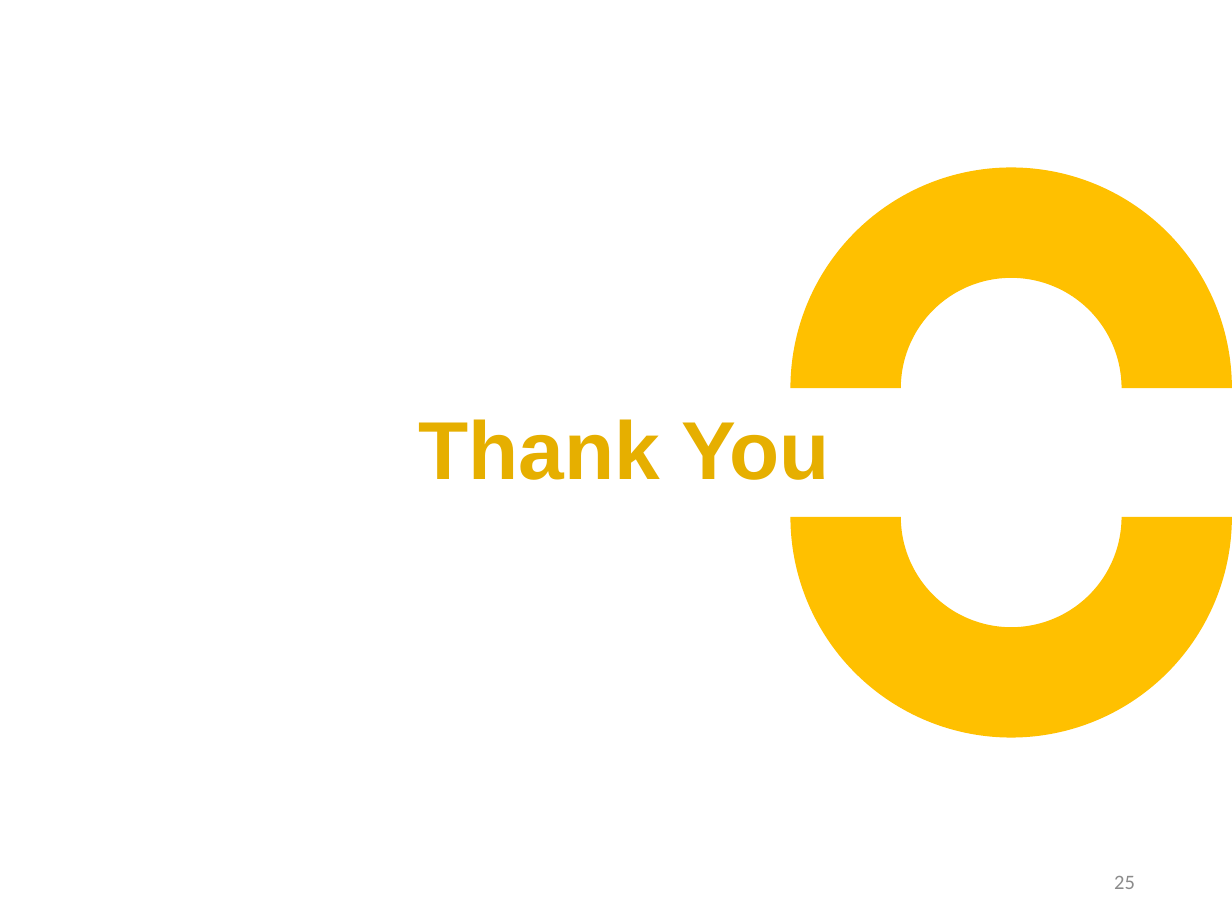
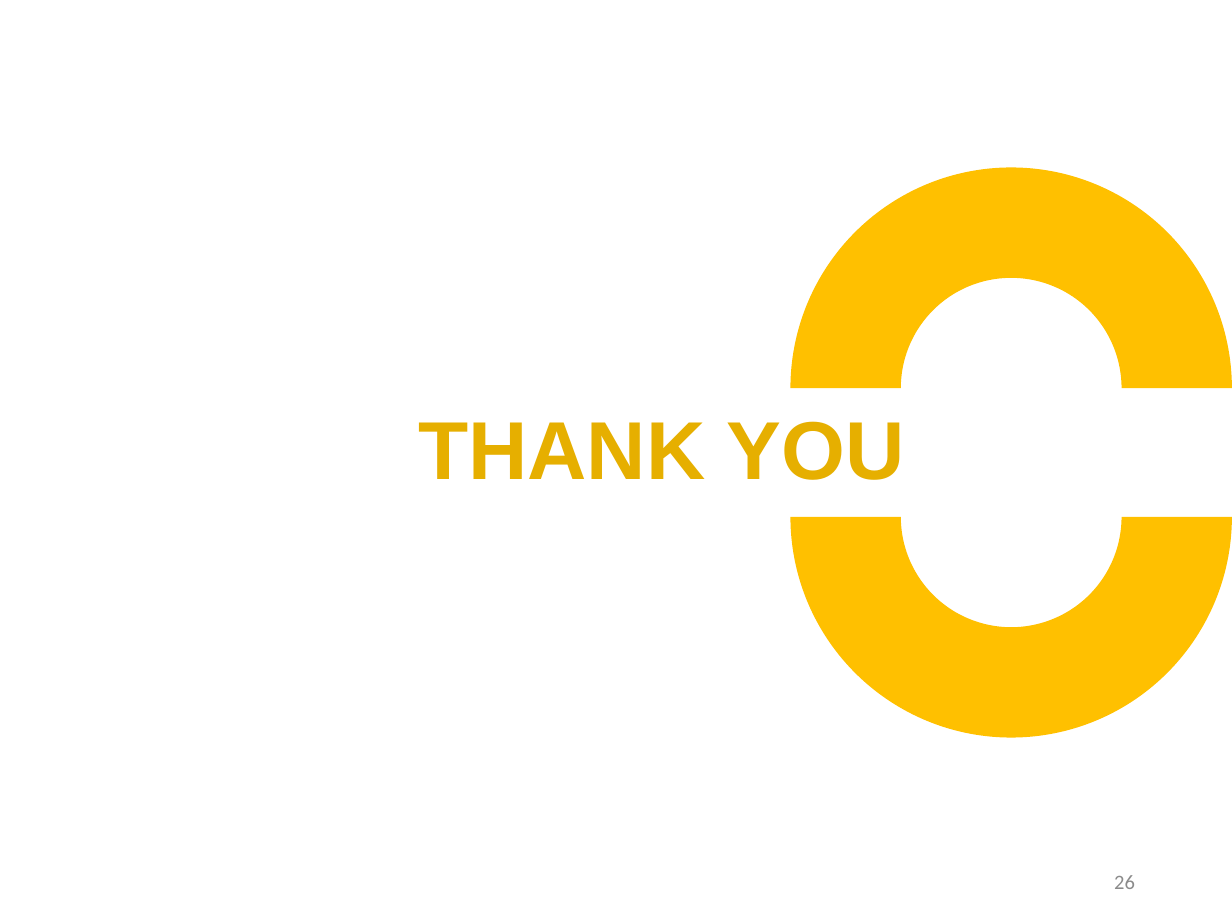
Before and after one commit to codnsj81/HuffAndPuff, a slide deck: slide 26 of 기획 문서/DuckyDoggy_기획서.pptx (slide 25 before the commit). Drawn at 1232x924 pixels with LibreOffice and Linux fonts; fonts in the diff are those of the drawing. Boxes give left, top, right and bottom in pixels: in the first picture for what was removed or moved away, otherwise in the second. Text is boxed around its words. In the diff, an @@ line names an element or a change of style, - is before the commit and + after.

```diff
--- a/기획 문서/DuckyDoggy_기획서.pptx
+++ b/기획 문서/DuckyDoggy_기획서.pptx
@@ title at bbox=[418, 421, 905, 480]: text changed @@
-Thank You
+THANK YOU
@@ page number at bbox=[1114, 875, 1135, 889]: text changed @@
-25
+26
```
Also in this commit, not shown: 5 other slides changed, 1 slide added.
